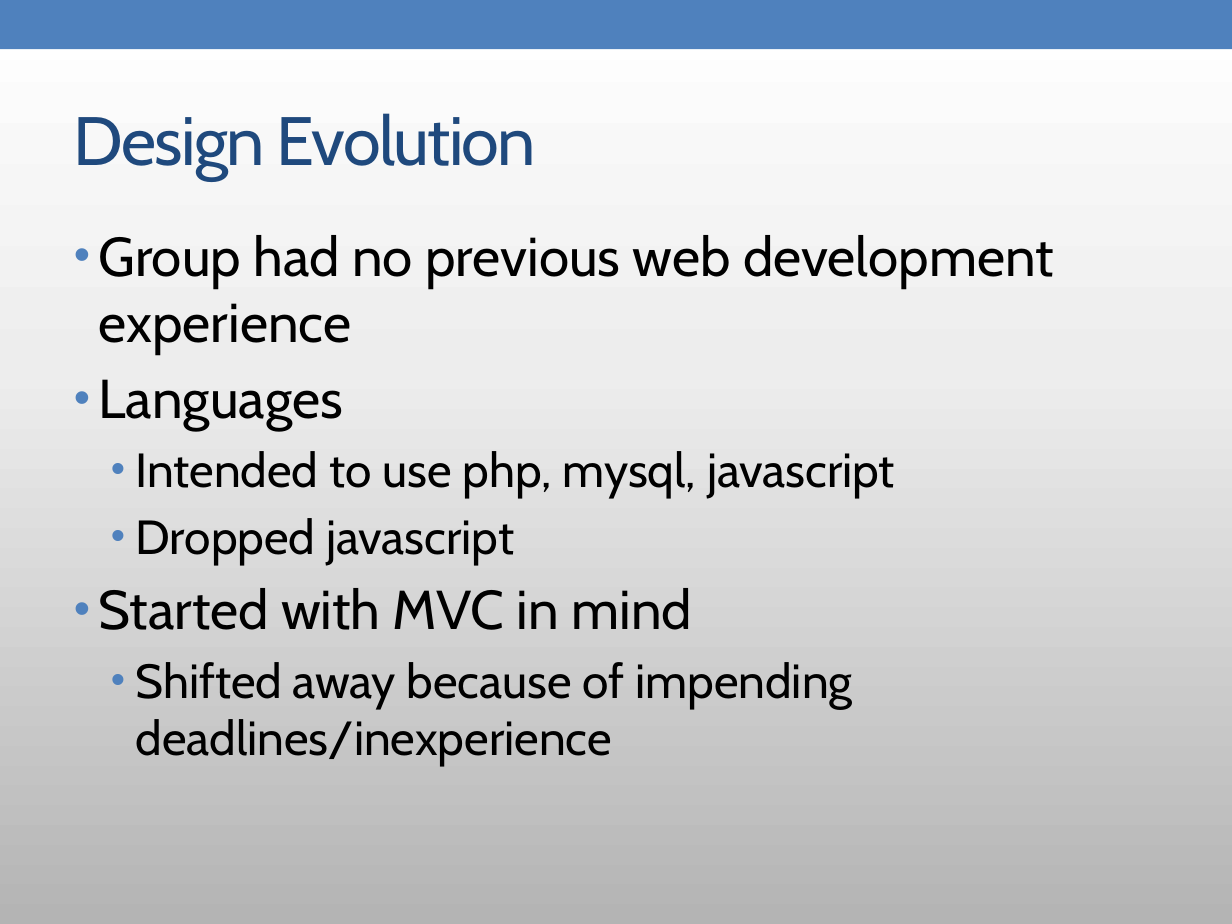
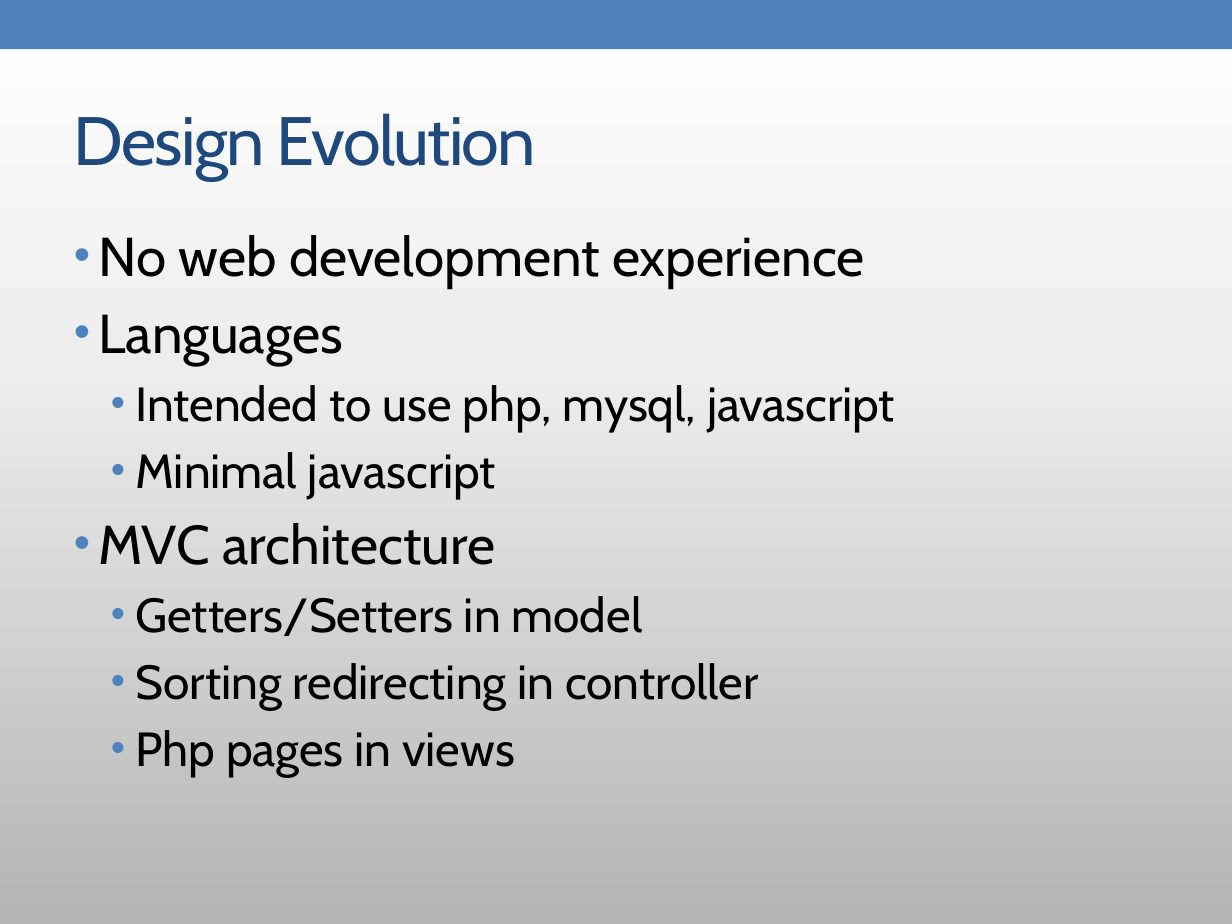
Before and after one commit to yotengo/MaverickApplicationsCorporation, a slide deck: slide 7 of doc/phase4/Mac reflection presentation.pptx (slide 5 before the commit). Drawn at 1232x924 pixels with LibreOffice and Linux fonts; fonts in the diff are those of the drawing. Boxes give left, top, right and bottom in pixels: in the first picture for what was removed or moved away, otherwise in the second. Text is boxed around its words. In the diff, an @@ line names an element or a change of style, - is before the commit and + after.

```diff
--- a/doc/phase4/Mac reflection presentation.pptx
+++ b/doc/phase4/Mac reflection presentation.pptx
@@ text at box(99, 235, 865, 289): text changed @@
-• Group had no previous web development experience
+• No web development experience
@@ text at box(99, 452, 759, 778): text changed @@
-  • Dropped javascript
-• Started with MVC in mind
-  • Shifted away because of impending deadlines/inexperience
+  • Minimal javascript
+• MVC architecture
+  • Getters/Setters in model
+  • Sorting redirecting in controller
+  • Php pages in views
```
Also in this commit, not shown: 4 other slides changed, 2 slides added.
